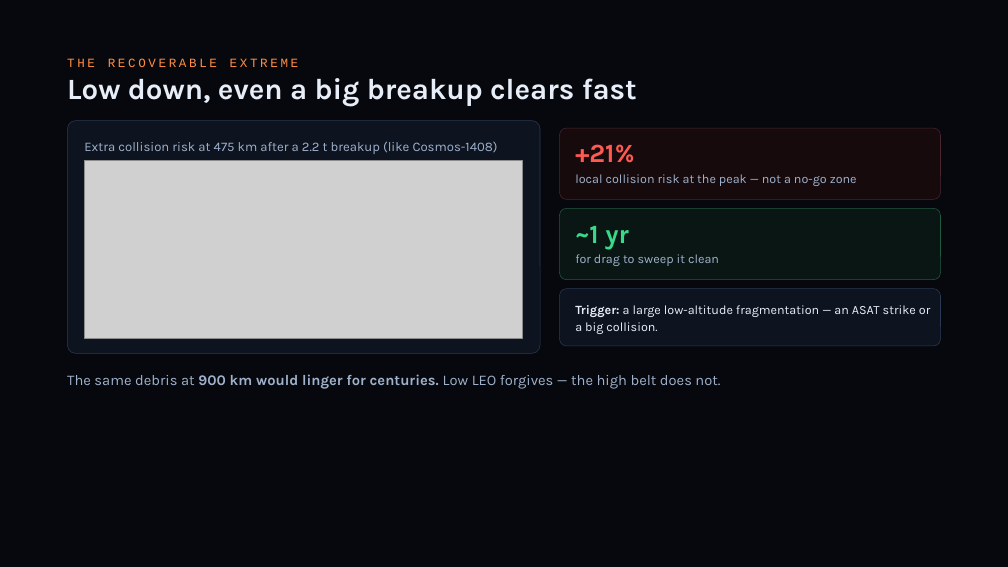
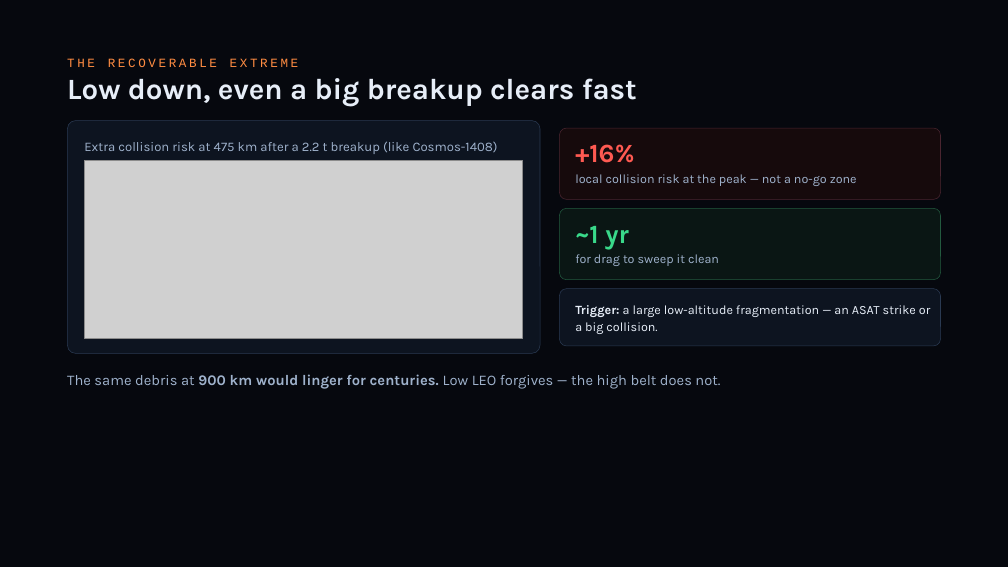
Before and after one commit to TimKadyrov/DebrisCascade, a slide deck: slide 19 of Barrel of Nails — Kessler Study.pptx. Drawn at 1008x567 pixels with LibreOffice and Linux fonts; fonts in the diff are those of the drawing; grey boxes stand for pictures. Boxes give left, top, right and bottom in pixels: in the first picture for what was removed or moved away, otherwise in the second. Text is boxed around its words. In the diff, an @@ line names an element or a change of style, - is before the commit and + after.

```diff
--- a/Barrel of Nails — Kessler Study.pptx
+++ b/Barrel of Nails — Kessler Study.pptx
@@ text at [575,144,634,163]: text changed @@
-+21%
++16%
```
Also in this commit, not shown: 14 other slides changed, 15 other files.
